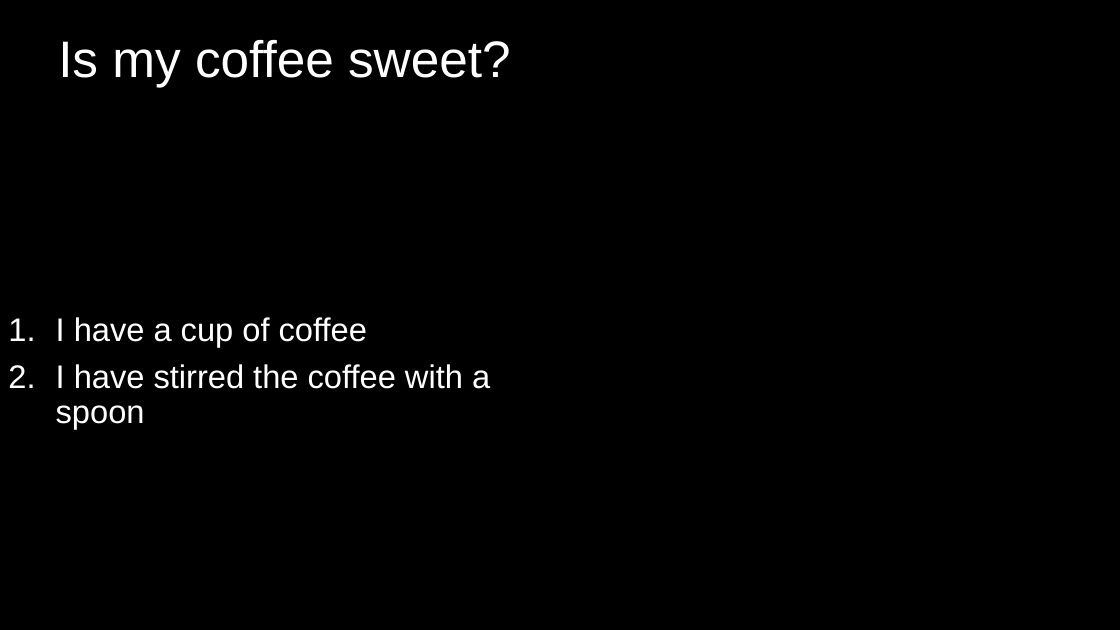
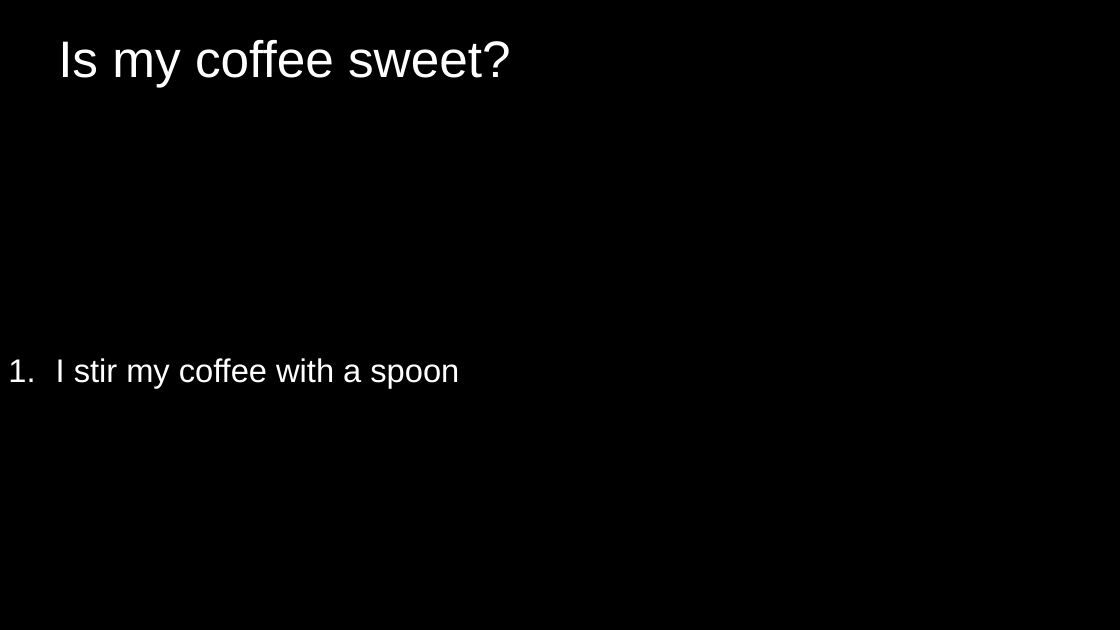
Before and after one commit to DeonRoos/006-BI3010, a slide deck: slide 8 of Lecture 10 - Interaction LM/Lecture 8.1 Interactions.pptx. Drawn at 1120x630 pixels with LibreOffice and Linux fonts; fonts in the diff are those of the drawing. Boxes give left, top, right and bottom in pixels: in the first picture for what was removed or moved away, otherwise in the second. Text is boxed around its words. In the diff, an @@ line names an element or a change of style, - is before the commit and + after.

```diff
--- a/Lecture 10 - Interaction LM/Lecture 8.1 Interactions.pptx
+++ b/Lecture 10 - Interaction LM/Lecture 8.1 Interactions.pptx
@@ text at <box>56,358,459,388</box>: text changed @@
-1. I have a cup of coffee
-2. I have stirred the coffee with a spoon
+1. I stir my coffee with a spoon
```
Also in this commit, not shown: 6 other slides changed, 4 slides added.
